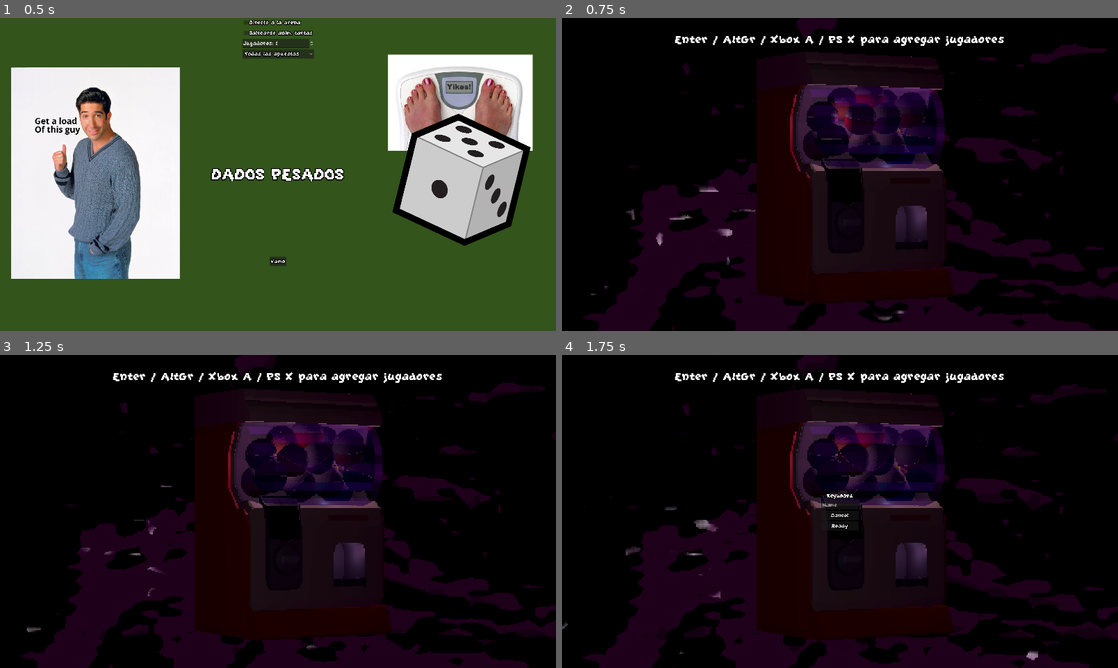
Above: before the commit, frames 1-4 (two rows, left to right).
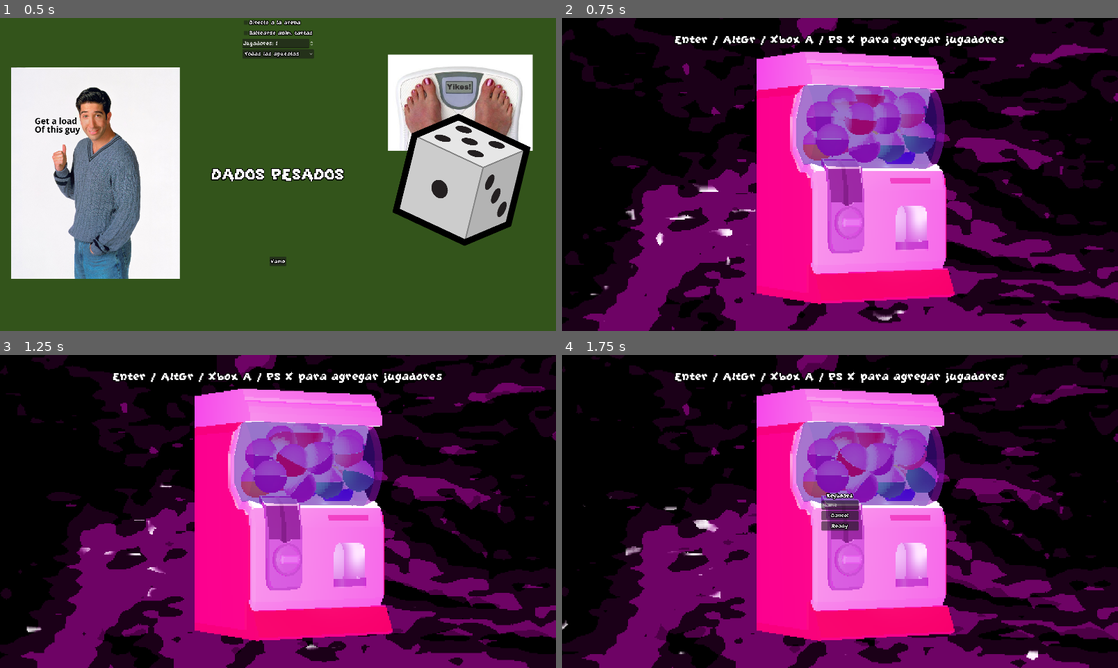
Above: after the commit, the same moments.

Repository: Laks0/weighted-dice-3d
Game: Godot game, scene res://Scenes/MainMenu/MainMenu.tscn
The game is run twice, just before and just after one commit, with the same random seed, the same clock (stepped at 60 frames per second) and the same inputs.
Inputs:
- Up to frame 1 (0.5 s): no input
- Up to frame 2 (0.75 s): click "Vamo" at 0.5 s
- Up to frame 3 (1.25 s): no input
- Up to frame 4 (1.75 s): tap Enter (grab_mouse) at 1.25 s; hold D (move_right_kb) from 1.28 s (still down); tap Backspace (die) at 1.35 s

Frame 1 is identical in both runs. In frame 2, 68% of the frame differs, in the area x 0-100%, y 0-100%; in frame 3, 65%; in frame 4, 62%.

Commit message:
Estado de transición entre stages para que no se pisen los updates

Diff:
--- a/Classes/BetDisplay/BetDisplaySimple.gd
+++ b/Classes/BetDisplay/BetDisplaySimple.gd
@@ -30,6 +30,9 @@
 	for pile in piles:
 		pile.queue_free()
 	piles = []
+	for sel in selectors.values():
+		if is_instance_valid(sel):
+			sel.queue_free()
 	selectors.clear()
 	selected.clear()
 
@@ -90,8 +93,8 @@
 		return
 
 	if isReady.keys().filter(func (id : int): return isReady[id]).size() == isReady.keys().size():
+		endBetting()
 		allPlayersReady.emit()
-		endBetting()
 		return
 
 	for player : PlayerHandler.Player in PlayerHandler.getPlayersAlive():
--- a/Classes/BetDisplay/PileSelector.tscn
+++ b/Classes/BetDisplay/PileSelector.tscn
@@ -10,7 +10,6 @@
 layers = 2
 render_priority = 2
 outline_render_priority = 1
-text = "25"
 font = ExtResource("1_rpv1x")
 font_size = 72
 
--- a/Scenes/Arena/SkyShader.gdshader
+++ b/Scenes/Arena/SkyShader.gdshader
@@ -13,18 +13,23 @@
 uniform sampler2D star_mask_noise;
 
 void sky() {
-	vec2 noise_coords = SKY_COORDS + TIME * .001;
-	vec3 noise_texture = vec3(0.0);
+	if (AT_CUBEMAP_PASS) {
+		COLOR = sky_color;
+	} else {
 
-	vec3 first_layer = step(first_layer_cutoff + sin(TIME*.7) * .15, texture(noise, noise_coords).rgb);
-	noise_texture += first_layer * first_layer_opacity;
+		vec2 noise_coords = SKY_COORDS + TIME * .001;
+		vec3 noise_texture = vec3(0.0);
 
-	vec2 second_layer_coords = SKY_COORDS + TIME * .001 * vec2(.0,-1.0);
-	vec3 second_layer = step(second_layer_cutoff, texture(noise, second_layer_coords).rgb);
-	noise_texture += second_layer * second_layer_opacity;
+		vec3 first_layer = step(first_layer_cutoff + sin(TIME*.7) * .15, texture(noise, noise_coords).rgb);
+		noise_texture += first_layer * first_layer_opacity;
 
-	COLOR = noise_texture * sky_color + sky_color * .05;
+		vec2 second_layer_coords = SKY_COORDS + TIME * .001 * vec2(.0,-1.0);
+		vec3 second_layer = step(second_layer_cutoff, texture(noise, second_layer_coords).rgb);
+		noise_texture += second_layer * second_layer_opacity;
 
-	vec3 star_texture = smoothstep(.9, 1., texture(noise, SKY_COORDS + TIME * .005).rgb);
-	COLOR += star_texture * step(.7, texture(star_mask_noise, SKY_COORDS).xyz);
+		COLOR = noise_texture * sky_color + sky_color * .05;
+
+		vec3 star_texture = smoothstep(.9, 1., texture(noise, SKY_COORDS + TIME * .005).rgb);
+		COLOR += star_texture * step(.7, texture(star_mask_noise, SKY_COORDS).xyz);
+	}
 }
--- a/Scenes/Arena/StageHandler.gd
+++ b/Scenes/Arena/StageHandler.gd
@@ -15,7 +15,7 @@
 @export var betCamera : Camera3D
 @export var leaderboardCamera : Camera3D
 
-enum Stages {LOBBY, BETTING, ARENA, LEADERBOARD}
+enum Stages {LOBBY, BETTING, ARENA, LEADERBOARD, TRANSITION}
 var currentStage := Stages.LOBBY
 
 var monigotes : Array[Monigote]
@@ -75,7 +75,7 @@
 	)
 
 func betToArena():
-	currentStage = Stages.ARENA
+	currentStage = Stages.TRANSITION
 	chipHolder.disownAllMonigotes()
 	for mon in monigotes:
 		jumpMonigoteTo(mon, Vector3(mon.position.x, Globals.SPRITE_HEIGHT, 0))
@@ -85,6 +85,7 @@
 	arena.setWallsDisabled(false)
 	arena.recieveMonigotes(monigotes)
 	arena.startArena()
+	currentStage = Stages.ARENA
 
 func arenaToLeaderboard(winnerId):
 	currentStage = Stages.LEADERBOARD
--- a/Scenes/Arena/arenaEnvironment.tres
+++ b/Scenes/Arena/arenaEnvironment.tres
@@ -32,11 +32,11 @@
 
 [sub_resource type="Sky" id="Sky_uapgf"]
 sky_material = SubResource("ShaderMaterial_xaof3")
-process_mode = 3
+radiance_size = 0
 
 [resource]
 background_mode = 2
-background_energy_multiplier = 2.54
+background_energy_multiplier = 1.4
 sky = SubResource("Sky_uapgf")
 sky_custom_fov = 16.5
 tonemap_mode = 2
@@ -44,7 +44,6 @@
 sdfgi_cascades = 2
 sdfgi_min_cell_size = 0.8
 sdfgi_cascade0_distance = 51.2
-glow_enabled = true
 glow_normalized = true
 fog_density = 0.0
 fog_sky_affect = 0.173
